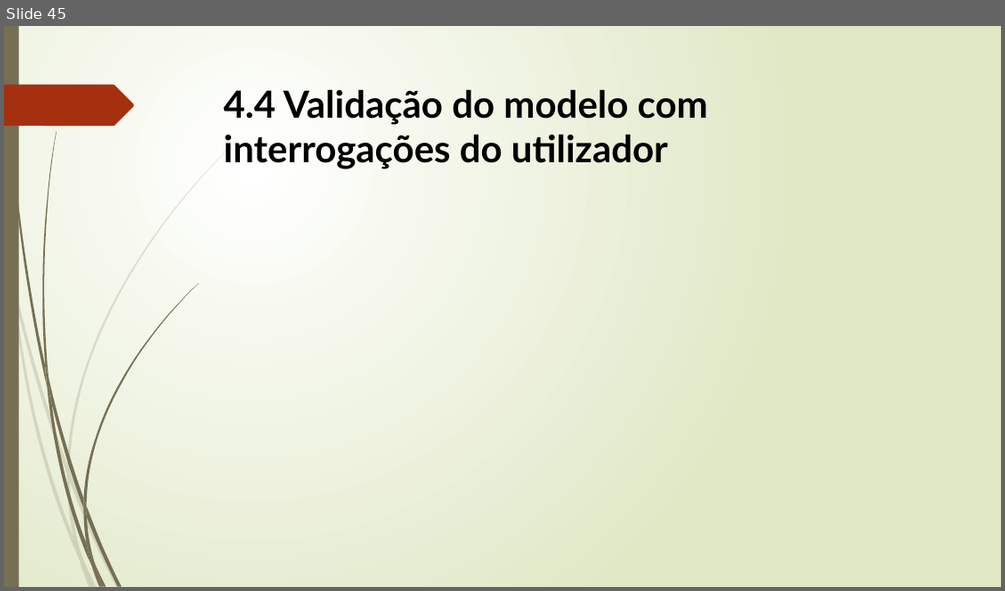
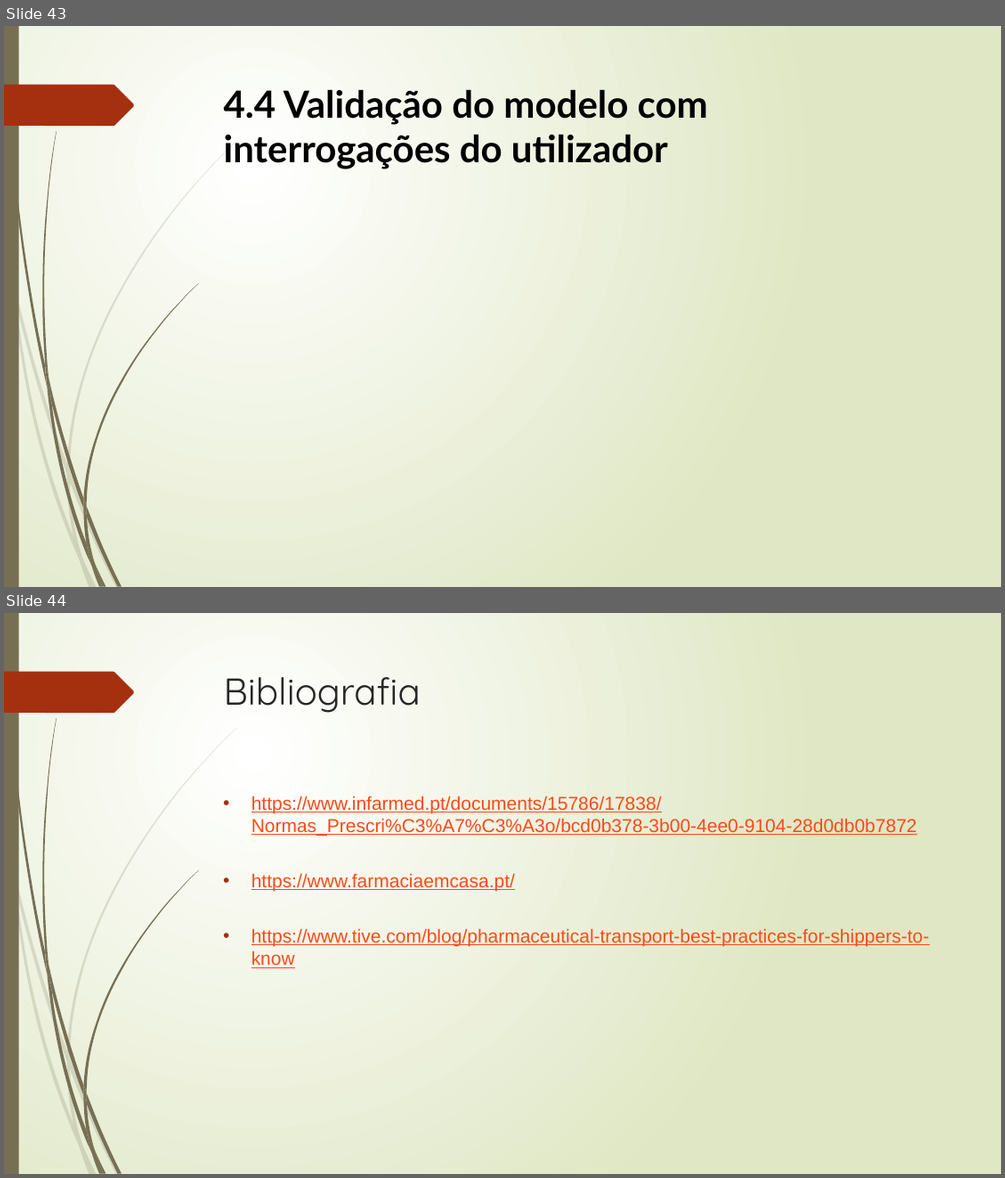
Before and after one commit to Lucenix/BD-TP, a slide deck: Apresentação1.pptx. Shown one above the other, each under a label of ours: slide 45 before the commit, slides 43 and 44 after it. The pictures are 1005x591 and 1005x1178 pixels, drawn with LibreOffice and Linux fonts; fonts in the diff are those of the drawing. Boxes give left, top, right and bottom in pixels: in the first picture for what was removed or moved away, otherwise in the second. Text is boxed around its words. In the diff, an @@ line names an element or a change of style, - is before the commit and + after.

```diff
--- a/Apresentação1.pptx
+++ b/Apresentação1.pptx
@@ slide 44 added at (4,613,1001,1174), background gradient #FFFFFF to #DFE8C4; not listed: 24 template elements that a slide beside it also shows @@
@@ title added at (224,677,421,713), 36 pt, text #262626 @@
+Bibliografia
@@ text added at (251,795,930,968), 18 pt, text #FB4A18, underline @@
+• https://www.infarmed.pt/documents/15786/17838/Normas_Prescri%C3%A7%C3%A3o/bcd0b378-3b00-4ee0-9104-28d0db0b7872
+• https://www.farmaciaemcasa.pt/
+• https://www.tive.com/blog/pharmaceutical-transport-best-practices-for-shippers-to-know
@@ what was slide 45 is now slide 43 @@
```
Also in this commit, not shown: 2 slides changed, 4 other slides added, 6 slides removed.
